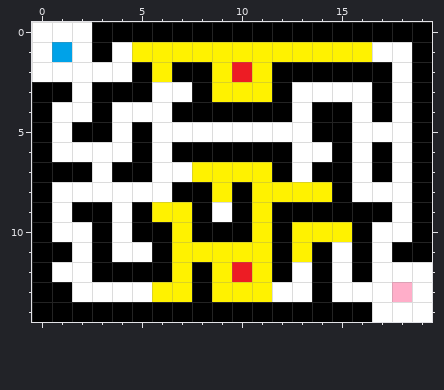
A pixel-art sprite gets an edit: gfx/maze20x15.png. Above, as it was before the edit.
The file is 20x15 pixels. Colours within 5 levels of each other are drawn and written as one.
Once edited:
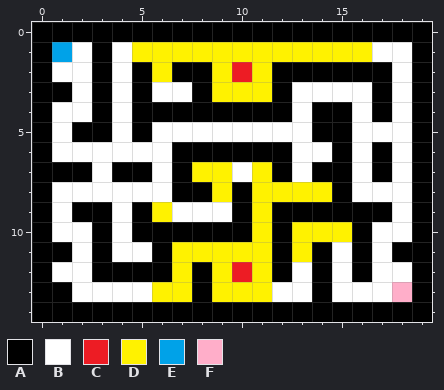
Palette (. is transparent): A #000000  B #ffffff  C #ed1c24  D #fff200  E #00a2e8  F #ffaec9
From old to new:
Changed rows in their new state; - is an unchanged pixel.
first column x 0:
 0 AAA-----------------
 1 A-------------------
 2 A--A----------------
 3 ----B---------------
 4 -----AA-------------
 6 -----B--------------
 7 -------A--B---------
 9 -------BB-----------
10 -------A------------
12 -------------------A
13 -------------------A
14 -----------------AAA
Changed places in both pictures, as pixel boxes (x1, y1, x2, y2):
changed: (32, 22, 252, 242)
changed: (372, 262, 432, 322)
